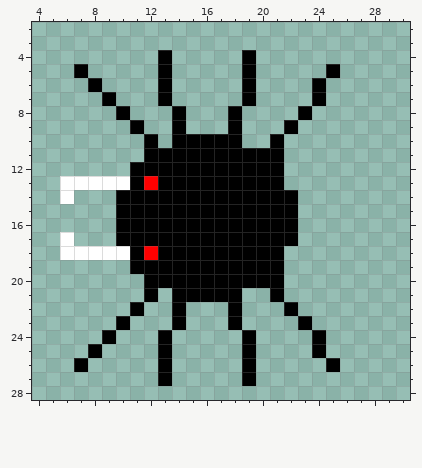
Two states of a pixel-art sprite, gamejam/sprites/enemy2.png. The picture above is the old version.
The file is 32x32 pixels. Shown: x 4..30, y 2..28.
After:
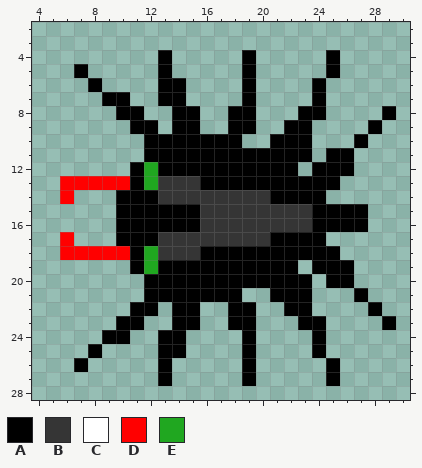
Palette (. is transparent): A #000000  B #353535  C #ffffff  D #ff0000  E #20a720
Changes in this commit:
y 4: x 25 . -> A
y 6: x 14 . -> A
y 7: x 10 . -> A; x 14 . -> A
y 8: x 11 . -> A; x 15 . -> A; x 19 . -> A; x 24 . -> A; x 29 . -> A
y 9: x 12 . -> A; x 15 . -> A; x 19 . -> A; x 23 . -> A; x 28 . -> A
y 10: x 13 . -> A; x 22..23 .. -> AA; x 27 . -> A
y 11: x 22..23 .. -> AA; x 25..26 .. -> AA
y 12: x 12 A -> E; x 22 . -> A; x 24..26 ... -> AAA
y 13: x 6..10 CCCCC -> DDDDD; x 12..15 DAAA -> EBBB; x 22..25 .... -> AAAA
y 14: x 6 C -> D; x 13..20 AAAAAAAA -> BBBBBBBB; x 23..24 .. -> AA
y 15..16: x 16..27 AAAAAAA..... -> BBBBBBBBAAAA
y 17: x 6 C -> D; x 13..20 AAAAAAAA -> BBBBBBBB; x 23..24 .. -> AA
y 18: x 6..10 CCCCC -> DDDDD; x 12..15 DAAA -> EBBB; x 22..25 .... -> AAAA
y 19: x 12 A -> E; x 22 . -> A; x 24..26 ... -> AAA
y 20: x 22..23 .. -> AA; x 25..26 .. -> AA
y 21: x 13 . -> A; x 22..23 .. -> AA; x 27 . -> A
y 22: x 12 . -> A; x 15 . -> A; x 19 . -> A; x 23 . -> A; x 28 . -> A
y 23: x 11 . -> A; x 15 . -> A; x 19 . -> A; x 24 . -> A; x 29 . -> A
y 24: x 10 . -> A; x 14 . -> A
y 25: x 14 . -> A
y 27: x 25 . -> A
Changed places in both pictures, as pixel boxes (x1, y1, x2, y2):
added: (326, 50, 340, 64)
changed: (60, 78, 396, 386)
